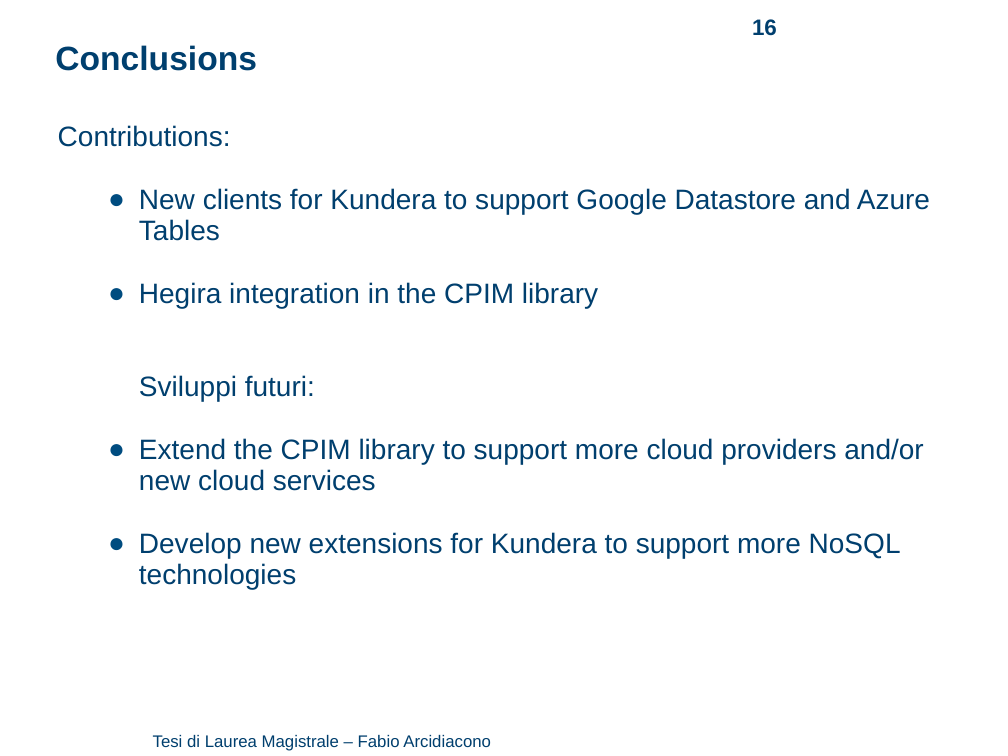
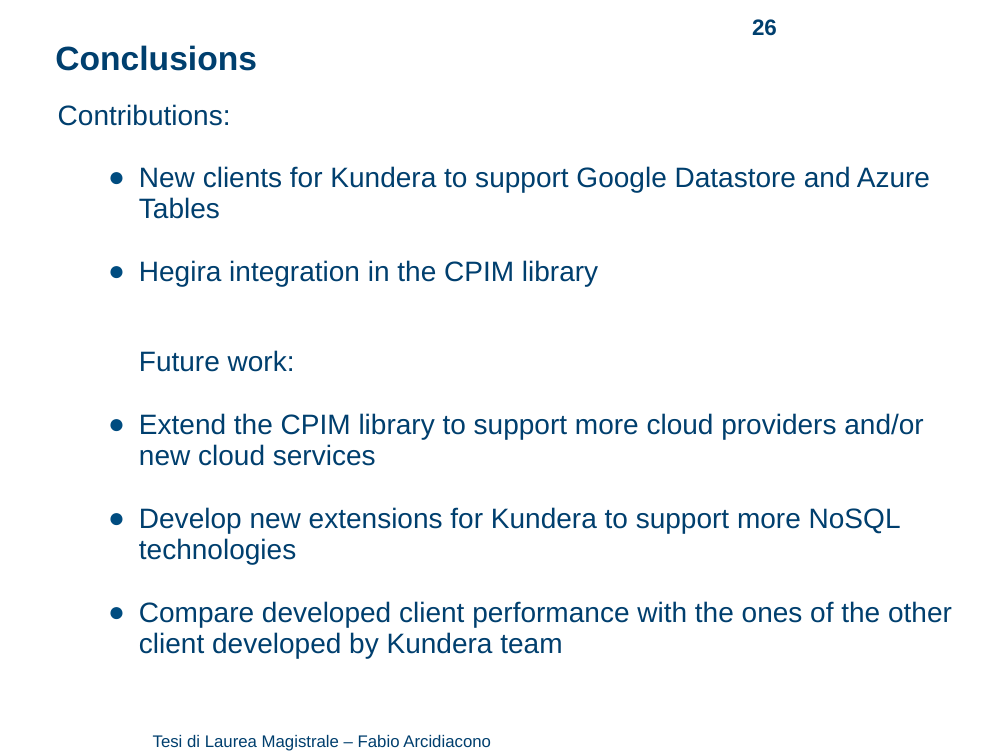
Before and after one commit to arci/thesis, a slide deck: slide 26 of presentation/ThesisPresentation.ppt (slide 16 before the commit). Drawn at 1008x756 pixels with LibreOffice and Linux fonts; fonts in the diff are those of the drawing; background and template pictures are left out. Boxes give left, top, right and bottom in pixels: in the first picture for what was removed or moved away, otherwise in the second. Text is boxed around its words. In the diff, an @@ line names an element or a change of style, - is before the commit and + after.

```diff
--- a/presentation/ThesisPresentation.ppt
+++ b/presentation/ThesisPresentation.ppt
@@ page number at (x1=752, y1=19, x2=777, y2=36): text changed @@
-16
+26
@@ text "Contributions:" moved from (x1=58, y1=125, x2=930, y2=589) to (x1=58, y1=104, x2=952, y2=658) @@
@@ text at (x1=139, y1=350, x2=295, y2=372): text changed @@
-Sviluppi futuri:
+Future work:
@@ text at (x1=139, y1=601, x2=952, y2=658): paragraph added @@
+  ● Compare developed client performance with the ones of the other client developed by Kundera team
```
Also in this commit, not shown: 11 other slides changed, 12 slides added, 1 slide removed, 14 other files.
